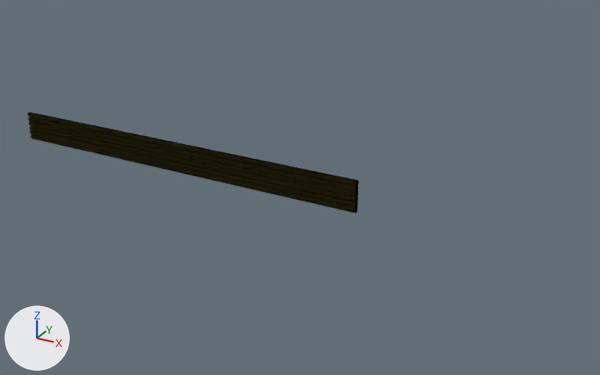
One commit to the glTF model assets/props/bamboo_stack.glb: the scene before it, then after it.
Before and after are seen from a 50 mm lens placed at (1.64, -3.58, 1.9), pointed at (-0.39, 0.09, 0.06). The axes (+X, +Y, +Z) are drawn at lower left. The lights are the same throughout. The older version comes first. Where no turn or scale is listed for an object, it has been applied to the vertices.

The scene before the commit, as lines of its bpy script (objects in view):
```python
me_str1 = bpy.data.meshes.new('Str1')
me_str1.from_pydata(...)  # 16 vertices, 24 faces; spans x -2.3..0.0, y -0.02..0.02, z -0.02..0.02
me_str1.materials.append(mat_m_bamboo)  # picture img_t_bamboo
me_str2 = bpy.data.meshes.new('Str2')
me_str2.from_pydata(...)  # 16 vertices, 24 faces; spans x -2.3..0.0, y -0.02..0.02, z -0.02..0.02
me_str2.materials.append(mat_m_bamboo)  # picture img_t_bamboo
me_str5 = bpy.data.meshes.new('Str5')
me_str5.from_pydata(...)  # 16 vertices, 24 faces; spans x -2.3..0.0, y -0.02..0.02, z -0.02..0.02
me_str5.materials.append(mat_m_bamboo)  # picture img_t_bamboo
ob_str1 = bpy.data.objects.new('Str1', me_str1)
ob_str1.location = (0.0, 0.0, 0.08)
ob_str2 = bpy.data.objects.new('Str2', me_str2)
ob_str2.location = (0.0, 0.0, 0.11)
ob_str5 = bpy.data.objects.new('Str5', me_str5)
ob_str5.location = (0.0, 0.0, 0.2)
# also in view: 'Str3' at (-1.15, 0.0, 0.14); 'Str4' at (-1.15, 0.0, 0.17); 'Str0' at (-1.15, 0.0, 0.05)
```
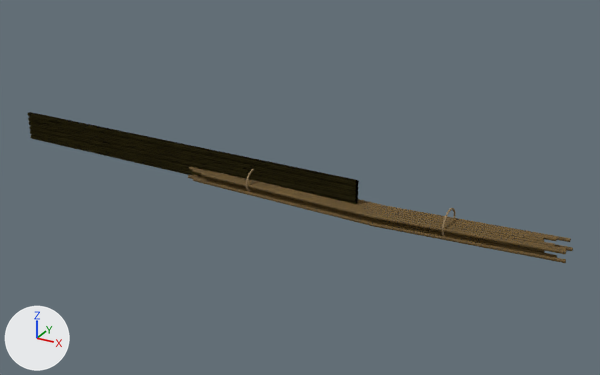
Pixel boxes (x1, y1, x2, y2) of what changed, in the pictures (600 x 375 px):
'Art_BambooRind', added (brown)
    after: (188, 166, 573, 263)
'Art_FadedThread', added
    after: (246, 169, 456, 236)

Edits to the bpy script that builds the scene:
```text
Add img_t_bamboo_001:
    img_t_bamboo_001 = load_image('t_bamboo.001', '_unpacked/t_bamboo.001', 256, 256, 'sRGB')
Add mat_fadedthread:
    mat_fadedthread = principled_material('FadedThread')
    mat_fadedthread.base_color = (0.29, 0.2, 0.1)  # brown #937c59
    mat_fadedthread.roughness = 0.89
Add mat_bamboorind:
    mat_bamboorind = bpy.data.materials.new('BambooRind')
    # colours: brown #bfa273
    # uses the picture img_t_bamboo_001
Add me_art_fadedthread:
    me_art_fadedthread.from_pydata(...)  # 294 vertices, 560 faces; spans x -0.625..0.505, y -0.09..0.09, z 0.023..0.166
    me_art_fadedthread.materials.append(mat_fadedthread)  # brown #937c59
Add me_art_bamboorind:
    me_art_bamboorind.from_pydata(...)  # 256 vertices, 336 faces; spans x -1.04..1.09, y -0.09..0.07, z 0.02..0.12
    me_art_bamboorind.materials.append(mat_bamboorind)
Add ob_art_fadedthread:
    ob_art_fadedthread = bpy.data.objects.new('Art_FadedThread', me_art_fadedthread)
    ob_art_fadedthread.location = (0.0, 0.0, 0.0)
Add ob_art_bamboorind:
    ob_art_bamboorind = bpy.data.objects.new('Art_BambooRind', me_art_bamboorind)
    ob_art_bamboorind.location = (0.0, 0.0, 0.0)
```
